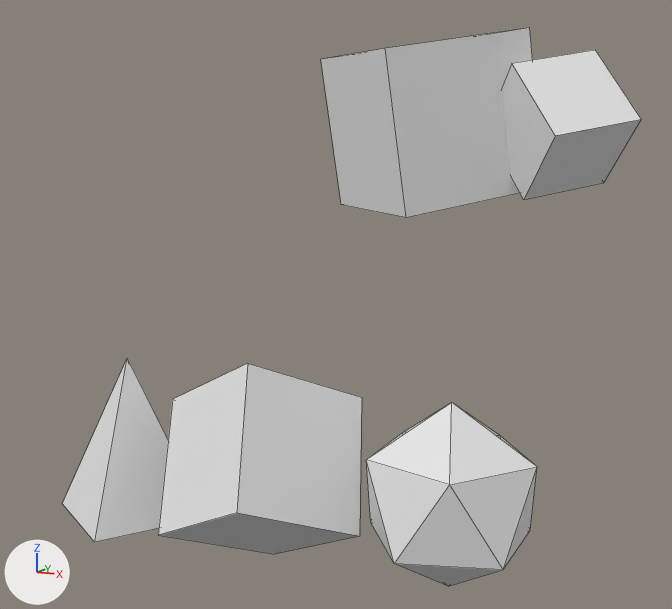
One commit to the Blender file samplefile.blend: the scene before it, then after it.
Before and after are seen from a camera (50 mm lens) standing at (5.15, -4.02, 3.54) and looking at (-0.57, 7.97, 1.34). Every picture has the same lights, and +X, +Y and +Z are marked at lower left. Mesh edges are drawn as thin lines.

The older version as bpy lines, for what is in view:
```python
me_cube = bpy.data.meshes.new('Cube')
me_cube.from_pydata(...)  # 41 vertices, 43 faces; spans x -3.04..3.14, y 3.52..14.21, z -1.3..5.63
me_cube.materials.append(mat_material)  # white #e7e7e7
ob_cube = bpy.data.objects.new('Cube', me_cube)
ob_cube.location = (0.0, 0.0, 0.0)
```
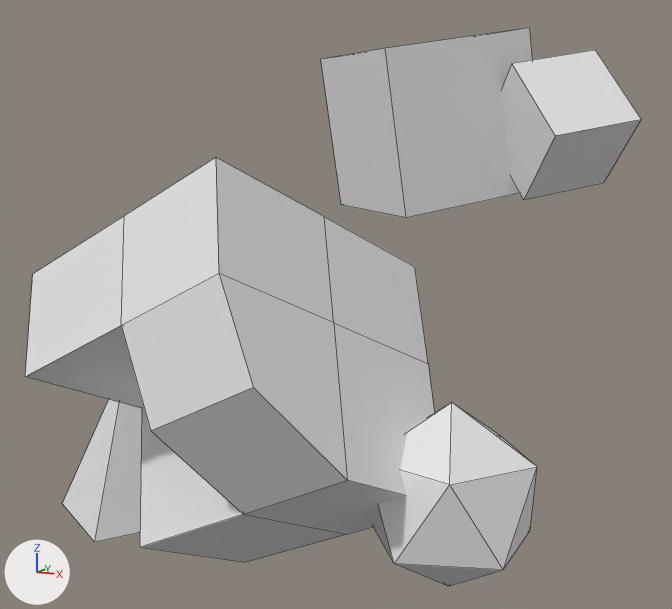
What differs and where, as boxes [x1, y1, x2, y2] in the pictures (672 x 609 px):
'Cube', reshaped (7% wider): before [63, 28, 641, 586]; after [25, 28, 641, 586]
part 1 of me_cube, added: after [25, 157, 435, 562]
part 2 of me_cube, deleted: before [158, 363, 362, 554]

The edits, one by one:
me_cube is used by ob_cube; location (0.0, 0.0, 0.0).
me_cube had 41 vertices, 43 faces and spanned x -3.04..3.14, y 3.52..14.21, z -1.3..5.63.
me_cube now has 51 vertices, 39 faces and spans x -3.04..3.14, y 2.62..14.21, z -1.34..5.63.
me_cube part 1: a new loose piece of 20 vertices spanning x -2.25..2.26, y 2.62..6.09, z -1.34..3.47, in mat_material (white #e7e7e7).
Part 2, on me_cube:
9 vertices are removed from x -1.24..1.97, y 3.52..6.13, z -1.3..1.3.
12 faces are deleted.
